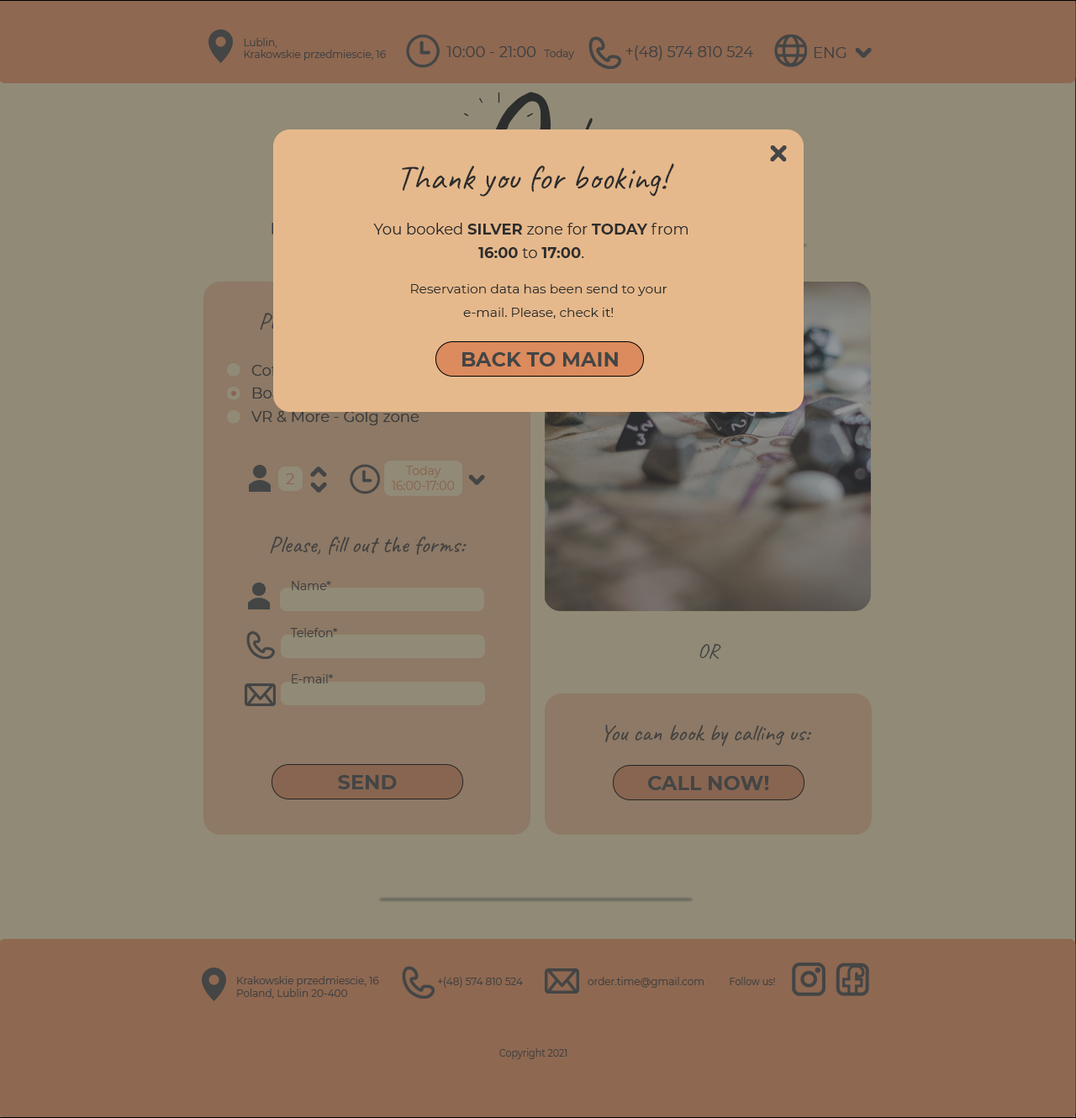
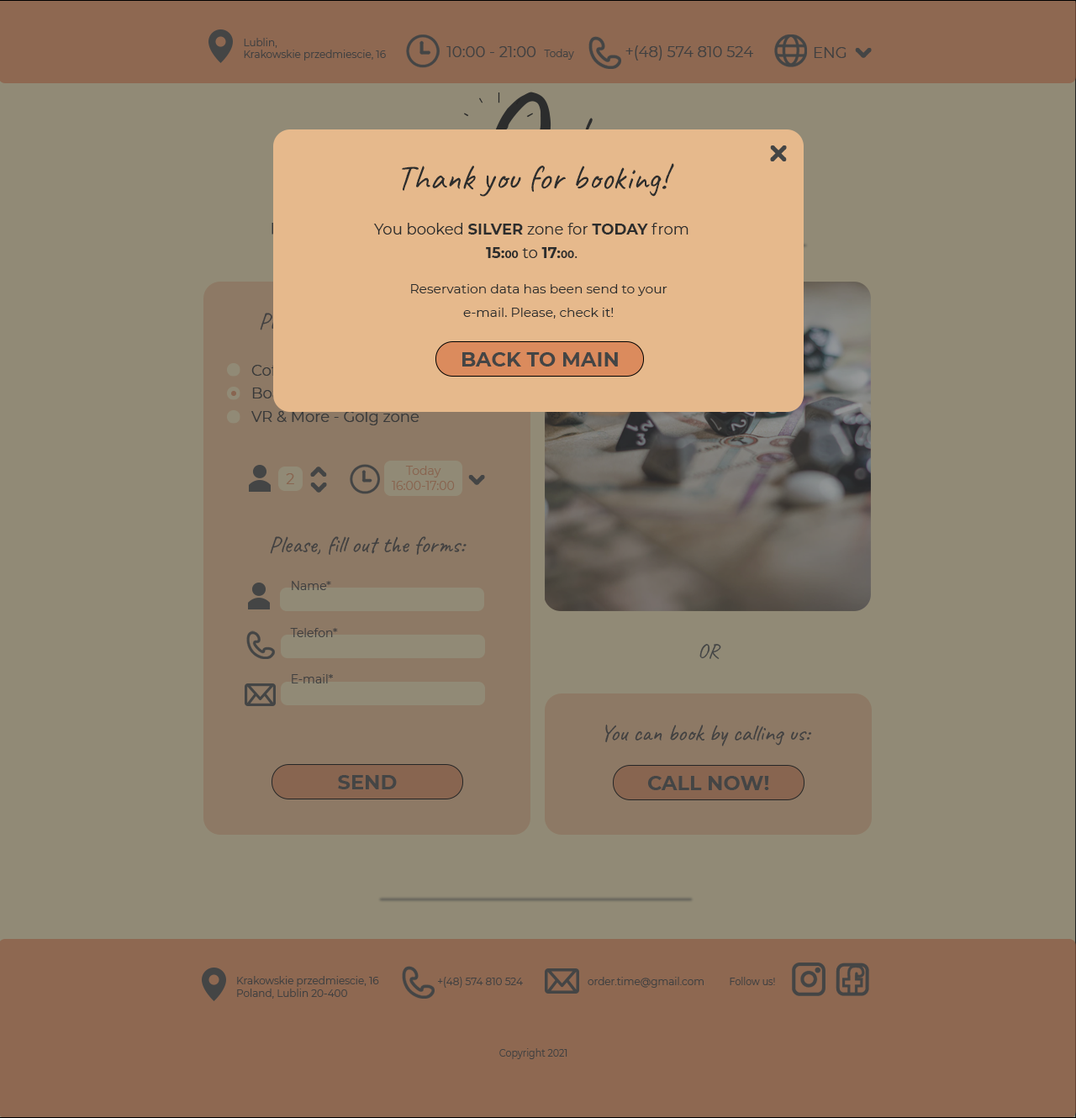
Before/after of a 1076 x 1118 layered artwork. What changed in the layer stack:
renamed "You booked silver zone for today from 16:00 to 17:00." to "You booked silver zone for today from 15:00 to 17:00.", painted on it over [373, 222, 689, 259]
